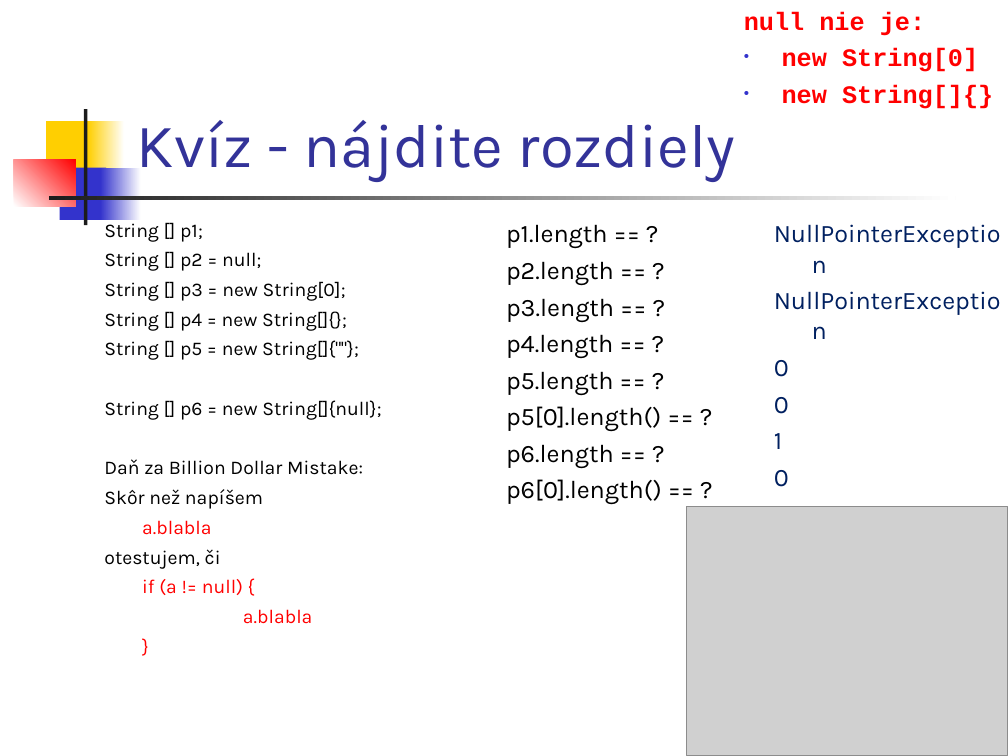
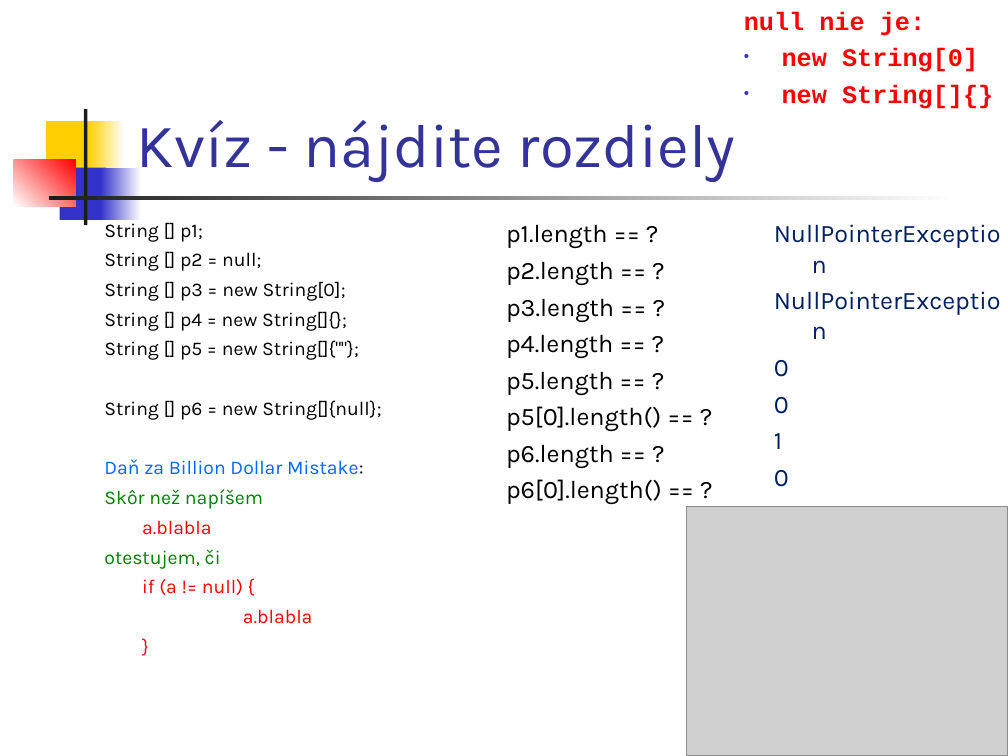
Before and after one commit to Programovanie4/Prednasky, a slide deck: slide 33 of 02/02_java.ppt (slide 32 before the commit). Drawn at 1008x756 pixels with LibreOffice and Linux fonts; fonts in the diff are those of the drawing; grey boxes stand for pictures. Boxes give left, top, right and bottom in pixels: in the first picture for what was removed or moved away, otherwise in the second. Text is boxed around its words. In the diff, an @@ line names an element or a change of style, - is before the commit and + after.

```diff
--- a/02/02_java.ppt
+++ b/02/02_java.ppt
@@ text at <box>104,459,363,569</box>: text colour #000000 to #0066FF in "Daň za Billion Dollar Mistake:"; text colour #000000 to #008000 in "Skôr než napíšem", "otestujem, či" @@
```
Also in this commit, not shown: 11 other slides changed, 1 slide added, 1 other file.
